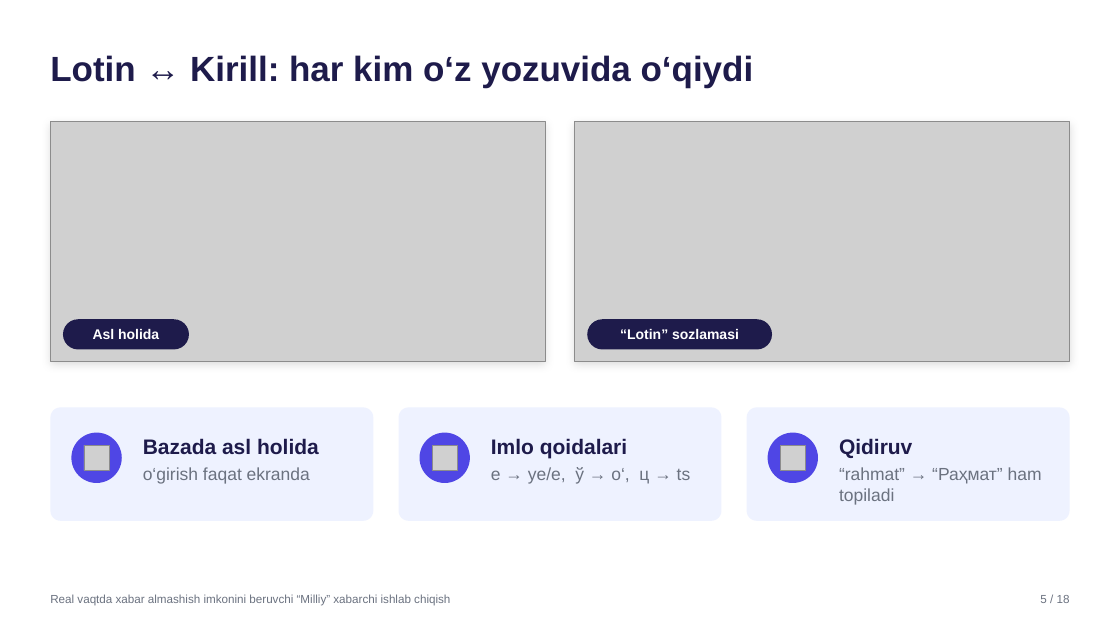
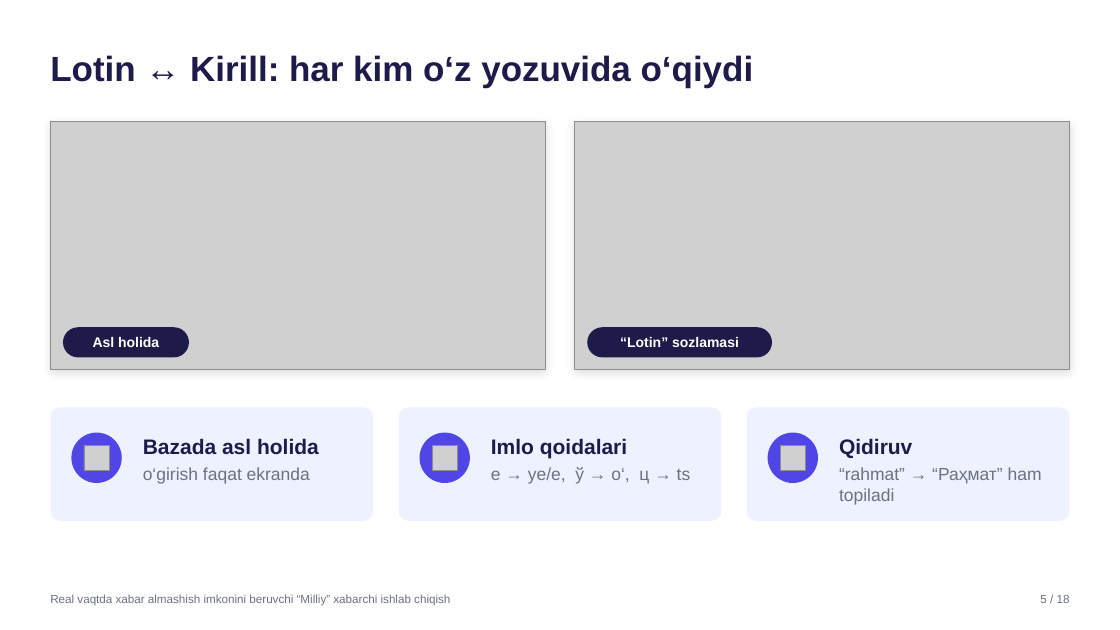
Before and after one commit to SardorSohinazarov/diplom-ish, a slide deck: slide 5 of diplom/Himoya_taqdimoti_Sohinazarov_Sardor.pptx. Drawn at 1120x630 pixels with LibreOffice and Linux fonts; fonts in the diff are those of the drawing; grey boxes stand for pictures. Boxes give left, top, right and bottom in pixels: in the first picture for what was removed or moved away, otherwise in the second. Text is boxed around its words. In the diff, an @@ line names an element or a change of style, - is before the commit and + after.

```diff
--- a/diplom/Himoya_taqdimoti_Sohinazarov_Sardor.pptx
+++ b/diplom/Himoya_taqdimoti_Sohinazarov_Sardor.pptx
@@ picture: place and size @@
-picture at [50,122,545,361]
+picture at [50,122,545,370]
@@ rectangle: place and size @@
-rectangle at [50,122,545,361]
+rectangle at [50,122,545,370]
@@ picture: place and size @@
-picture at [575,122,1070,361]
+picture at [575,122,1070,370]
@@ rectangle: place and size @@
-rectangle at [575,122,1070,361]
+rectangle at [575,122,1070,370]
@@ 2 texts, 2 rounded rectangles: place and size @@
-2 texts, 2 rounded rectangles at [63,319,772,350]
+2 texts, 2 rounded rectangles at [63,328,772,358]
```
Also in this commit, not shown: 19 other slides changed, 2 other files.
